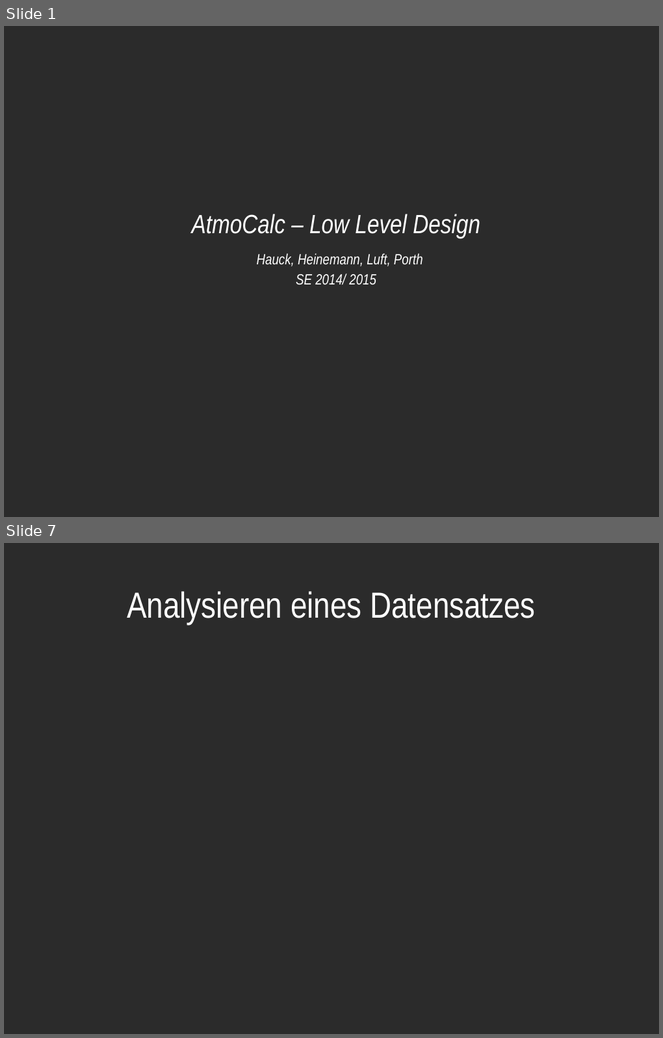
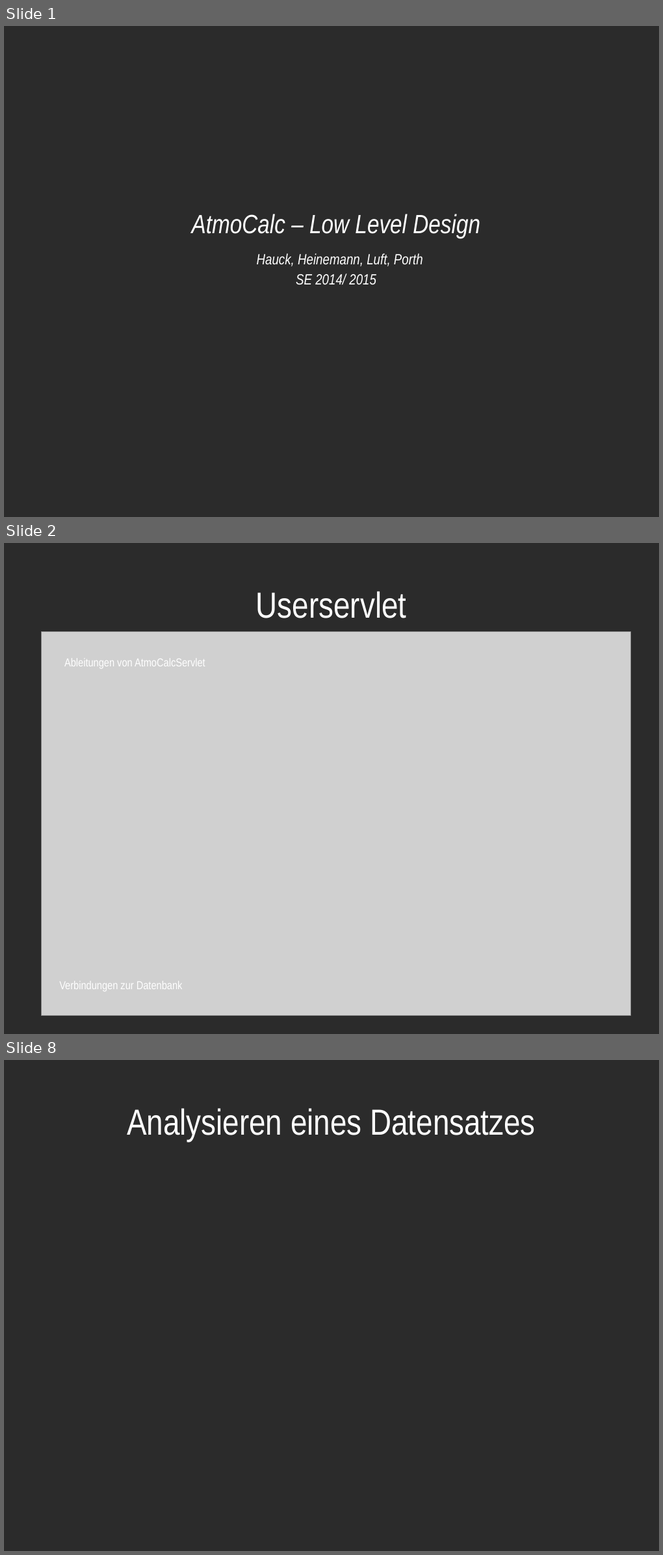
Before and after one commit to GitIgitt/SE1415, a slide deck: 03_LOW-LEVEL-DESIGN/Low Level Design Präsentation.odp. Shown one above the other, each under a label of ours: slides 1 and 7 before the commit, slides 1, 2 and 8 after it; the slides between them are not shown. The pictures are 663x1038 and 663x1555 pixels, drawn with LibreOffice and Linux fonts; fonts in the diff are those of the drawing; grey boxes stand for pictures; background and template pictures are left out; a plain dark background stands for a picture behind light text. Boxes give left, top, right and bottom in pixels: in the first picture for what was removed or moved away, otherwise in the second. Text is boxed around its words. In the diff, an @@ line names an element or a change of style, - is before the commit and + after.

```diff
--- a/03_LOW-LEVEL-DESIGN/Low Level Design Präsentation.odp
+++ b/03_LOW-LEVEL-DESIGN/Low Level Design Präsentation.odp
@@ slide 2 added at (x1=4, y1=543, x2=659, y2=1034), background picture (left out) @@
@@ title added at (x1=256, y1=591, x2=406, y2=618), 44 pt, text #FFFFFF @@
+Userservlet
@@ picture added at (x1=42, y1=632, x2=631, y2=1016) @@
@@ title added at (x1=64, y1=658, x2=206, y2=668), 14 pt, text #FFFFFF @@
+Ableitungen von AtmoCalcServlet
@@ title added at (x1=59, y1=981, x2=183, y2=991), 14 pt, text #FFFFFF @@
+Verbindungen zur Datenbank
@@ what was slide 7 is now slide 8 @@
```
Also in this commit, not shown: 2 slides changed, 3 other slides added, 3 slides removed, 9 other files.
